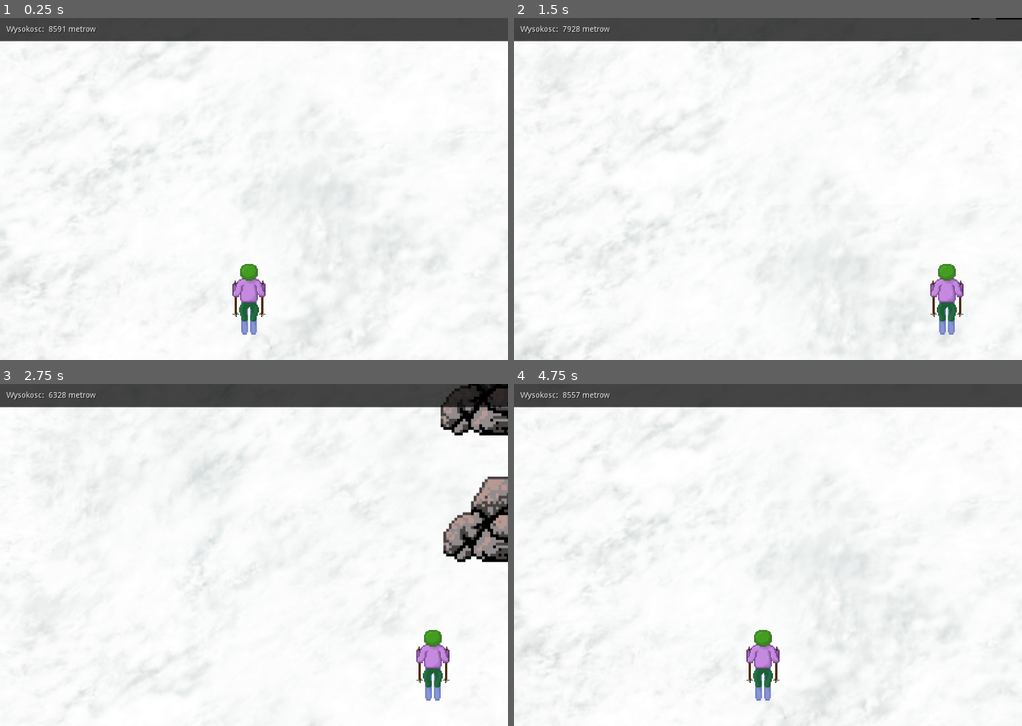
Above: before the commit, frames 1-4 (two rows, left to right).
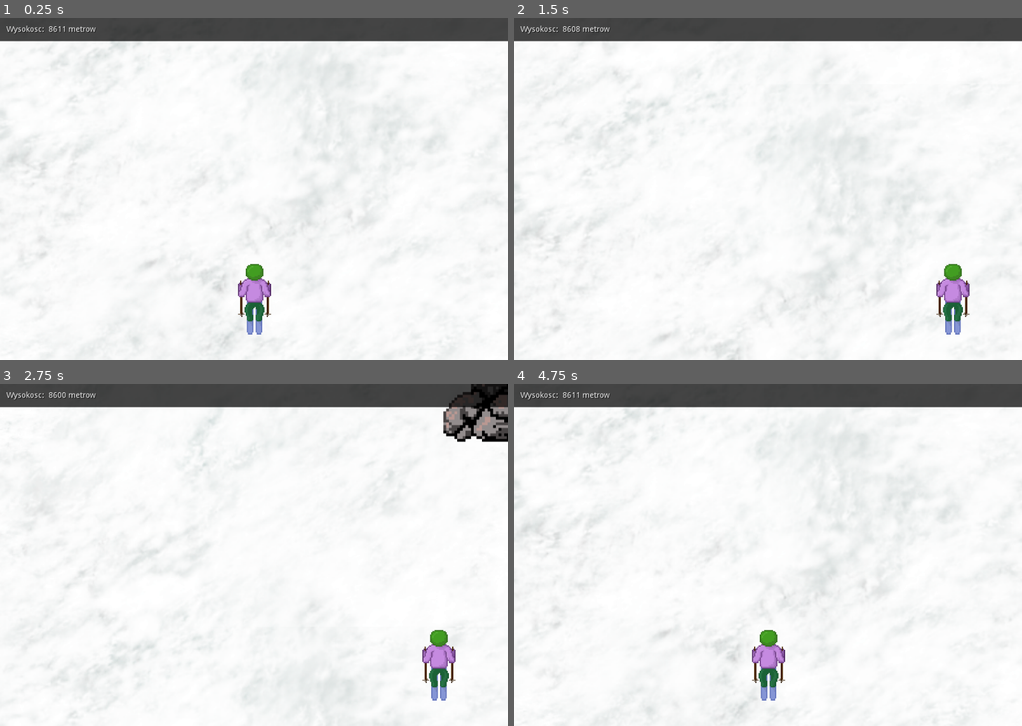
Above: after the commit, the same moments.

Repository: Ajver/Skiing
Game: Godot game, scene res://Scenes/MainScene.tscn
Two runs of this game, one before a commit and one after it. Both use one fixed random seed, a clock stepped at 60 frames per second and the inputs below.
Inputs:
- Up to frame 1 (0.25 s): no input
- Up to frame 2 (1.5 s): hold Right (ui_right) 0.53-1.28 s; hold Left (ui_left) from 1.28 s (still down)
- Up to frame 3 (2.75 s): release Left (ui_left) at 2.03 s; hold Right (ui_right) from 2.03 s (still down)
- Up to frame 4 (4.75 s): release Right (ui_right) at 3.53 s; hold Left (ui_left) 3.53-4.25 s; click "Jeszcze Raz" at 4.25 s

The runs differ from the first frame. In frame 1, 1.9% of the frame differs, in the area x 0-98%, y 2-99%; in frame 2, 1.8%; in frame 3, 5.0%, in the area x 5-100%, y 0-100%; in frame 4, 2.0%.

Commit message:
Fix player forward acceleration + variable rename

Diff:
--- a/Scenes/MainScene.tscn
+++ b/Scenes/MainScene.tscn
@@ -16,9 +16,7 @@
 script = ExtResource( 1 )
 
 [node name="Player" parent="." instance=ExtResource( 2 )]
-position = Vector2( 451, 309 )
-z_index = 100
-down_speed = 5000.0
+position = Vector2( 461.373, 526.99 )
 
 [node name="Obstacles" type="Node" parent="."]
 
--- a/Scenes/Player.tscn
+++ b/Scenes/Player.tscn
@@ -4,14 +4,14 @@
 [ext_resource path="res://Textures/Skimen.png" type="Texture" id=2]
 [ext_resource path="res://Textures/Snow.png" type="Texture" id=3]
 
-[sub_resource type="RectangleShape2D" id=2]
+[sub_resource type="RectangleShape2D" id=1]
 extents = Vector2( 1490, 60 )
 
 [node name="Player" type="KinematicBody2D"]
 script = ExtResource( 1 )
-max_speed = 500.0
-speed_acceleration = 100.0
-forward_acceleration = 100.0
+max_move_speed = 500.0
+move_acceleration = 100.0
+forward_acceleration = 5.0
 down_speed = 5.0
 
 [node name="Sprite" type="Sprite" parent="."]
--- a/Scripts/Player.gd
+++ b/Scripts/Player.gd
@@ -1,7 +1,7 @@
 extends KinematicBody2D
 
-export(float) var max_speed
-export(float) var speed_acceleration
+export(float) var max_move_speed
+export(float) var move_acceleration
 export(float) var forward_acceleration
 export(float) var down_speed
 
@@ -43,7 +43,7 @@
 		slow_down()
 
 	if velocity.y < -400:
-		velocity.y -= forward_acceleration * 0.01 * delta
+		velocity.y -= forward_acceleration * delta
 	else:
 		velocity.y -= 2
 
@@ -57,20 +57,20 @@
 		position.x = 920-32
 
 func on_move_left():
-	velocity.x -= speed_acceleration
-	velocity.x = max(velocity.x, -max_speed)
+	velocity.x -= move_acceleration
+	velocity.x = max(velocity.x, -max_move_speed)
 	pass
 
 func on_move_right():
-	velocity.x += speed_acceleration
-	velocity.x = min(velocity.x, +max_speed)
+	velocity.x += move_acceleration
+	velocity.x = min(velocity.x, +max_move_speed)
 	pass
 
 func slow_down():
 	velocity.x *= 0.9
 
 func set_height(delta):
-	height -= down_speed * delta * abs(velocity.y * 0.001)
+	height -= down_speed * delta * abs(velocity.y * 0.005)
 	update_height_label()
 
 func update_height_label():
Not shown: 1 places in Scenes/Player.tscn that only renumber resources
